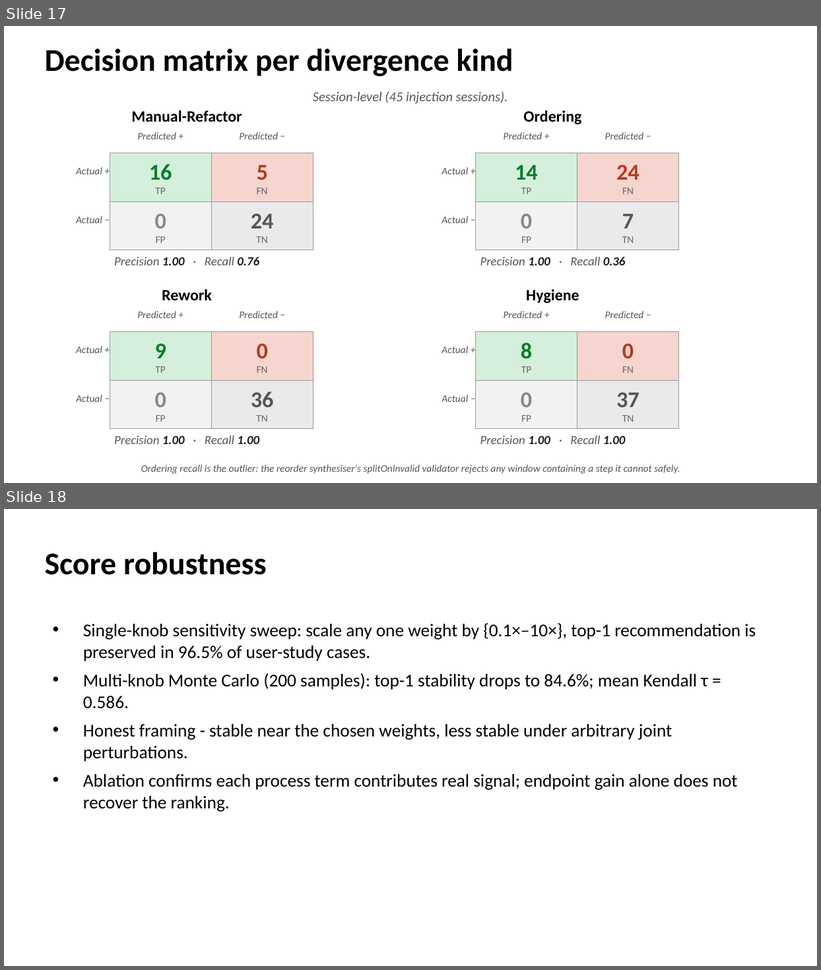
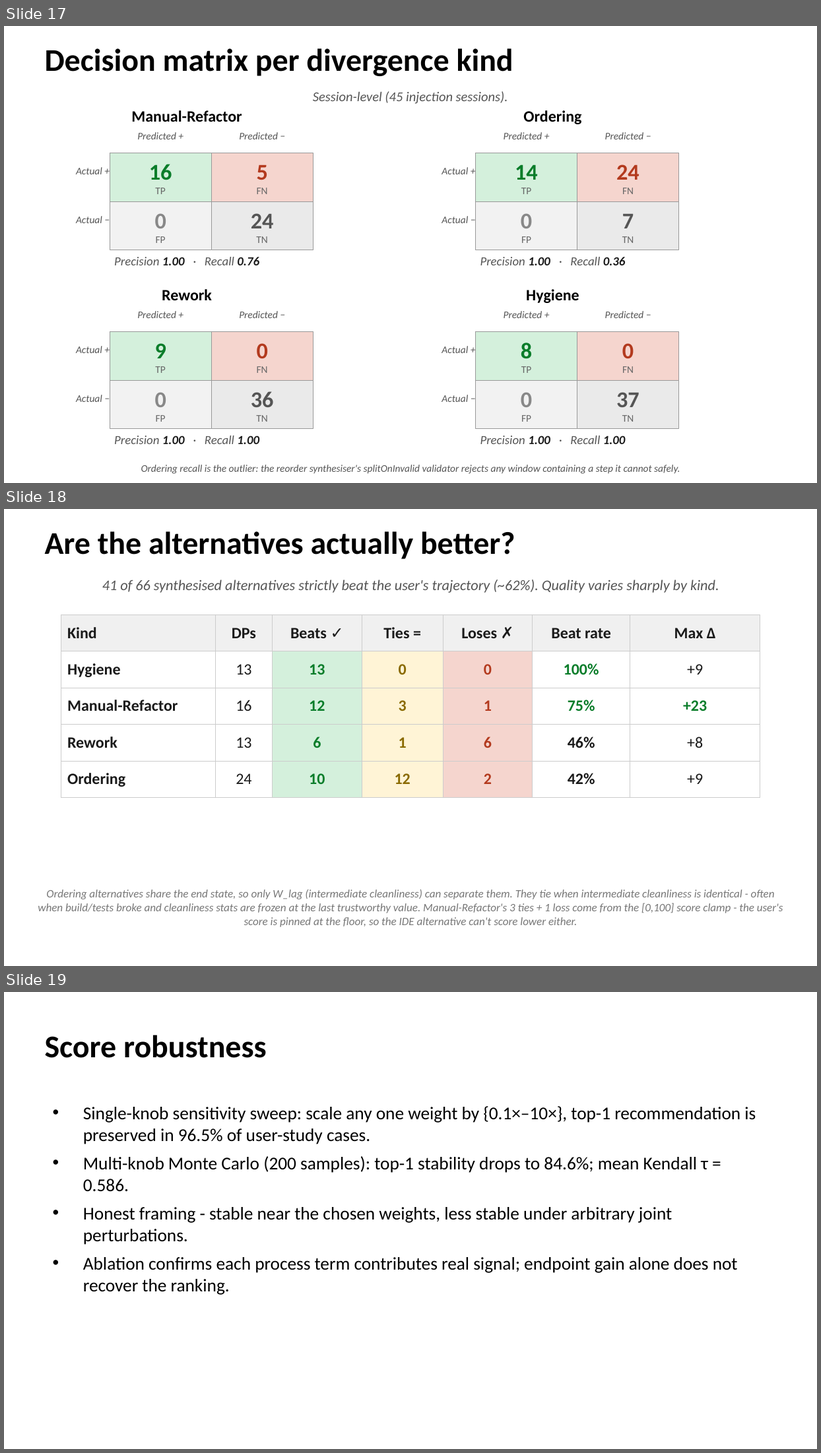
Before and after one commit to EthanHosier/fyp, a slide deck: presentation/slides.pptx. Shown one above the other, each under a label of ours: slides 17 and 18 before the commit, slides 17, 18 and 19 after it. The pictures are 821x970 and 821x1453 pixels, drawn with LibreOffice and Linux fonts; fonts in the diff are those of the drawing. Boxes give left, top, right and bottom in pixels: in the first picture for what was removed or moved away, otherwise in the second. Text is boxed around its words. In the diff, an @@ line names an element or a change of style, - is before the commit and + after.

Commit message:
feat: add Are the alternatives actually better slide

```diff
--- a/presentation/slides.pptx
+++ b/presentation/slides.pptx
@@ slide 18 added at (4,509,817,966), background #FFFFFF @@
@@ text added at (45,531,516,559), 28 pt, text #000000, bold @@
+Are the alternatives actually better?
@@ text added at (102,580,719,593), 13 pt, text #555555, italic @@
+41 of 66 synthesised alternatives strictly beat the user's trajectory (~62%). Quality varies sharply by kind.
@@ table added at (61,615,760,789), 5 rows, 7 columns @@
+Kind | DPs | Beats ✓ | Ties = | Loses ✗ | Beat rate | Max Δ
+Hygiene | 13 | 13 | 0 | 0 | 100% | +9
+Manual-Refactor | 16 | 12 | 3 | 1 | 75% | +23
+Rework | 13 | 6 | 1 | 6 | 46% | +8
+Ordering | 24 | 10 | 12 | 2 | 42% | +9
@@ text added at (38,890,783,927), 10 pt, text #777777, italic @@
+Ordering alternatives share the end state, so only W_lag (intermediate cleanliness) can separate them. They tie when intermediate cleanliness is identical - often when build/tests broke and cleanliness stats are frozen at the last trustworthy value. Manual-Refactor's 3 ties + 1 loss come from the [0,100] score clamp - the user's score is pinned at the floor, so the IDE alternative can't score lower either.
@@ what was slide 18 is now slide 19 @@
```
Also in this commit, not shown: 2 slides changed, 1 other file.
